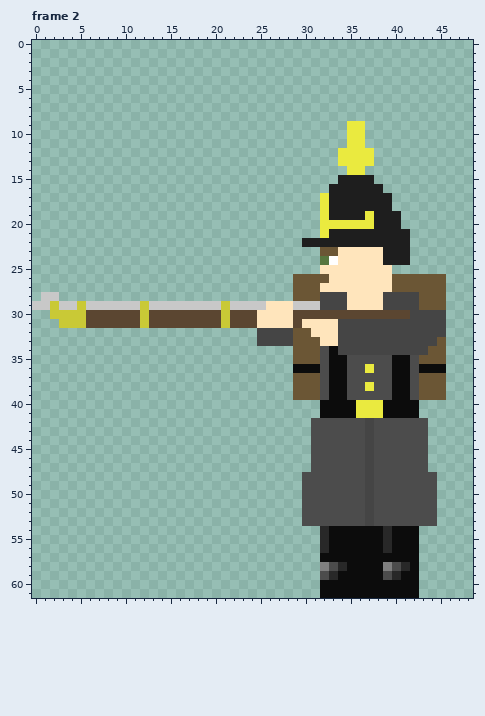
Edited in one commit: pixel-art file (Assets/Images/NewUnits/Germany/LandWehr/WinterDress/UnitSpriteWest.aseprite). The picture above was drawn from the file before the commit.
70x62 pixels, 7 frames. Colours within 5 levels of each other are drawn and written as one. Shown: frame 2: x 0..48, y 0..61. The commit also changed other frames, which this record leaves out.
New version:
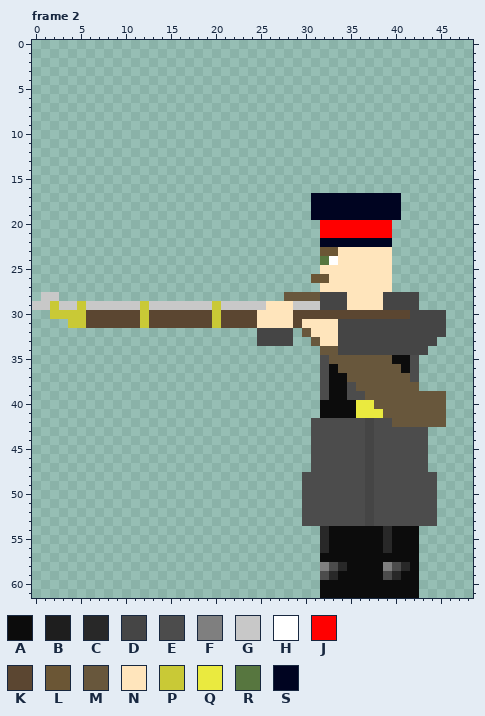
Palette (. is transparent): A #0c0c0c  B #1e1e1e  C #282828  D #454545  E #4c4c4c  F #7f7f7f  G #c8c8c8  H #ffffff  J #ff0000  K #5b4631  L #6b5635  M #68573c  N #ffe5bc  P #c9c936  Q #eaea3f  R #57763f  S #000421
Edits made:
layer "BedRoll" added
layer "Knapsack" removed
--- frame 2
@@ x 0..48 @@
  8 .................................................
- 9 ...................................QQ............
-10 ...................................QQ............
-11 ...................................QQ............
-12 ..................................QQQQ...........
-13 ..................................QQQQ...........
-14 ...................................QQ............
-15 ..................................BBBB...........
-16 .................................BBBBBB..........
-17 ................................QBBBBBBB.........
-18 ................................QBBBBBBB.........
-19 ................................QBBBBQBBB........
-20 ................................QQQQQQBBB........
-21 ................................QBBBBBBBBB.......
-22 ..............................BBBBBBBBBBBB.......
-23 ................................LLNNNNNBBB.......
-24 ................................RHNNNNNBBB.......
+ 9 .................................................
+10 .................................................
+11 .................................................
+12 .................................................
+13 .................................................
+14 .................................................
+15 .................................................
+16 .................................................
+17 ...............................SSSSSSSSSS........
+18 ...............................SSSSSSSSSS........
+19 ...............................SSSSSSSSSS........
+20 ................................JJJJJJJJ.........
+21 ................................JJJJJJJJ.........
+22 ................................SSSSSSSS.........
+23 ................................LLNNNNNN.........
+24 ................................RHNNNNNN.........
 25 ................................NNNNNNNN.........
-26 .............................LLLLNNNNNNNLLLLLL...
-27 .............................LLLNNNNNNNNLLLLLL...
-28 .GG..........................LLLDDDNNNNDDDDLLL...
-29 GGPGGPGGGGGGPGGGGGGGGPGGGGNNNGGGDDDNNNNDDDDLLL...
-30 ..PPPPKKKKKKPKKKKKKKKPKKKNNNNKKKKKKKKKKKKKDDDD...
-31 ...PPPKKKKKKPKKKKKKKKPKKKNNNNKNNNNDDDDDDDDDDDD...
-32 .........................DDDDLLNNNDDDDDDDDDDDD...
-33 .........................DDDDLLLNNDDDDDDDDDDDL...
-34 .............................LLLEADDDDDDDDDDLL...
-35 .............................LLLEAAEEEEEAAELLL...
-36 .............................AAAEAAEEQEEAAEAAA...
-37 .............................LLLEAAEEEEEAAELLL...
-38 .............................LLLEAAEEQEEAAELLL...
-39 .............................LLLEAAEEEEEAAELLL...
-40 ................................AAAAQQQAAAA......
-41 ................................AAAAQQQAAAA......
-42 ...............................EEEEEEDEEEEEE.....
+26 ...............................LLNNNNNNN.........
+27 ................................NNNNNNNN.........
+28 .GG.........................MMMMDDDNNNNDDDD......
+29 GGPGGPGGGGGGPGGGGGGGPGGGGGNNNGGGDDDNNNNDDDD......
+30 ..PPPPKKKKKKPKKKKKKKPKKKKNNNNKKKKKKKKKKKKKDDDD...
+31 ....PPKKKKKKPKKKKKKKPKKKKNNNNKNNNNDDDDDDDDDDDD...
+32 .........................DDDD.MNNNDDDDDDDDDDDD...
+33 .........................DDDD..MNNDDDDDDDDDDD....
+34 ................................MMDDDDDDDDDD.....
+35 ................................EMMMMMMMAAE......
+36 ................................EAMMMMMMMAE......
+37 ................................EAAMMMMMMME......
+38 ................................EAAEMMMMMMM......
+39 ................................EAAEEMMMMMMMMM...
+40 ................................AAAAQQMMMMMMMM...
+41 ................................AAAAQQQMMMMMMM...
+42 ...............................EEEEEEDEEMMMMMM...
 43 ...............................EEEEEEDEEEEEE.....
Changed places in both pictures, as pixel boxes (x1, y1, x2, y2):
changed: (284, 121, 446, 427)
changed: (212, 301, 230, 328)
erased: (59, 319, 68, 328)
